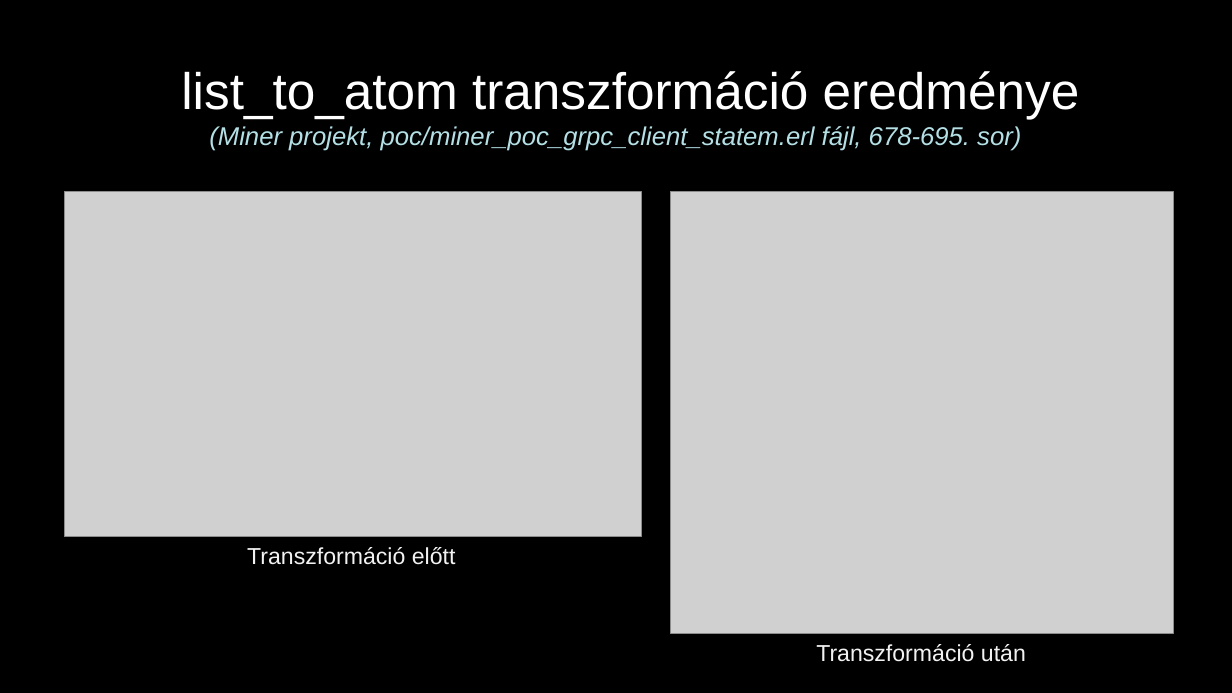
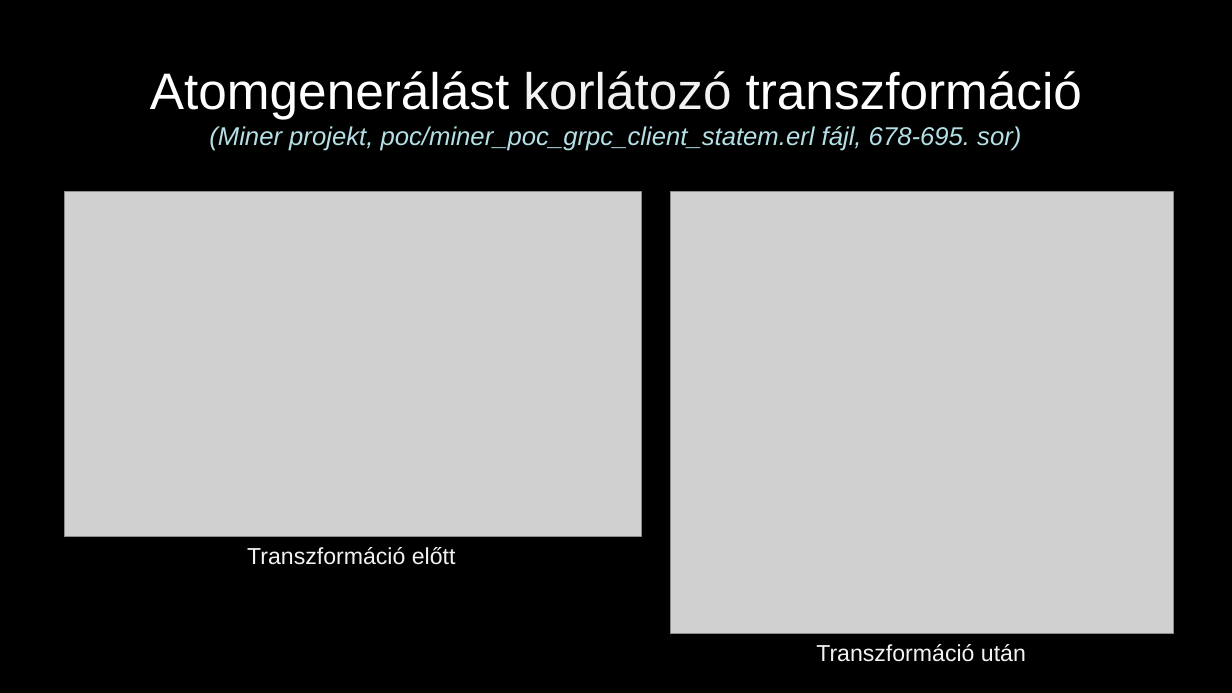
Before and after one commit to juhasznellee/msc_szakdoga, a slide deck: slide 13 of diplomamunka.pptx (slide 12 before the commit). Drawn at 1232x693 pixels with LibreOffice and Linux fonts; fonts in the diff are those of the drawing; grey boxes stand for pictures; background and template pictures are left out. Boxes give left, top, right and bottom in pixels: in the first picture for what was removed or moved away, otherwise in the second. Text is boxed around its words. In the diff, an @@ line names an element or a change of style, - is before the commit and + after.

```diff
--- a/diplomamunka.pptx
+++ b/diplomamunka.pptx
@@ title at [150,71,1082,151]: text changed @@
-list_to_atom transzformáció eredménye
-(Miner projekt, poc/miner_poc_grpc_client_statem.erl fájl, 678-695. sor)
+Atomgenerálást korlátozó transzformáció
+(Miner projekt, poc/miner_poc_grpc_client_statem.erl fájl, 678-695. sor)
```
Also in this commit, not shown: 10 other slides changed, 1 slide added.
